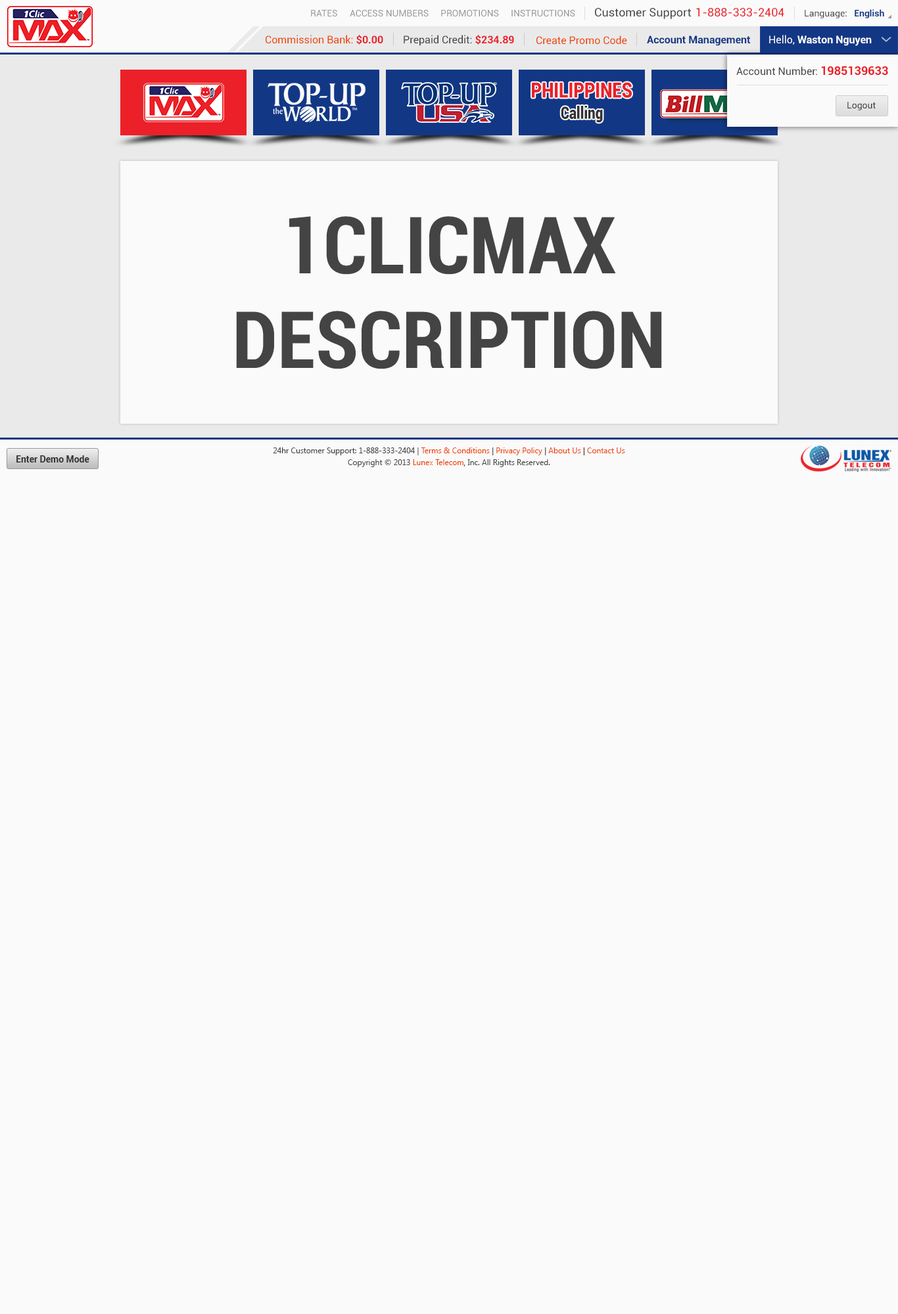
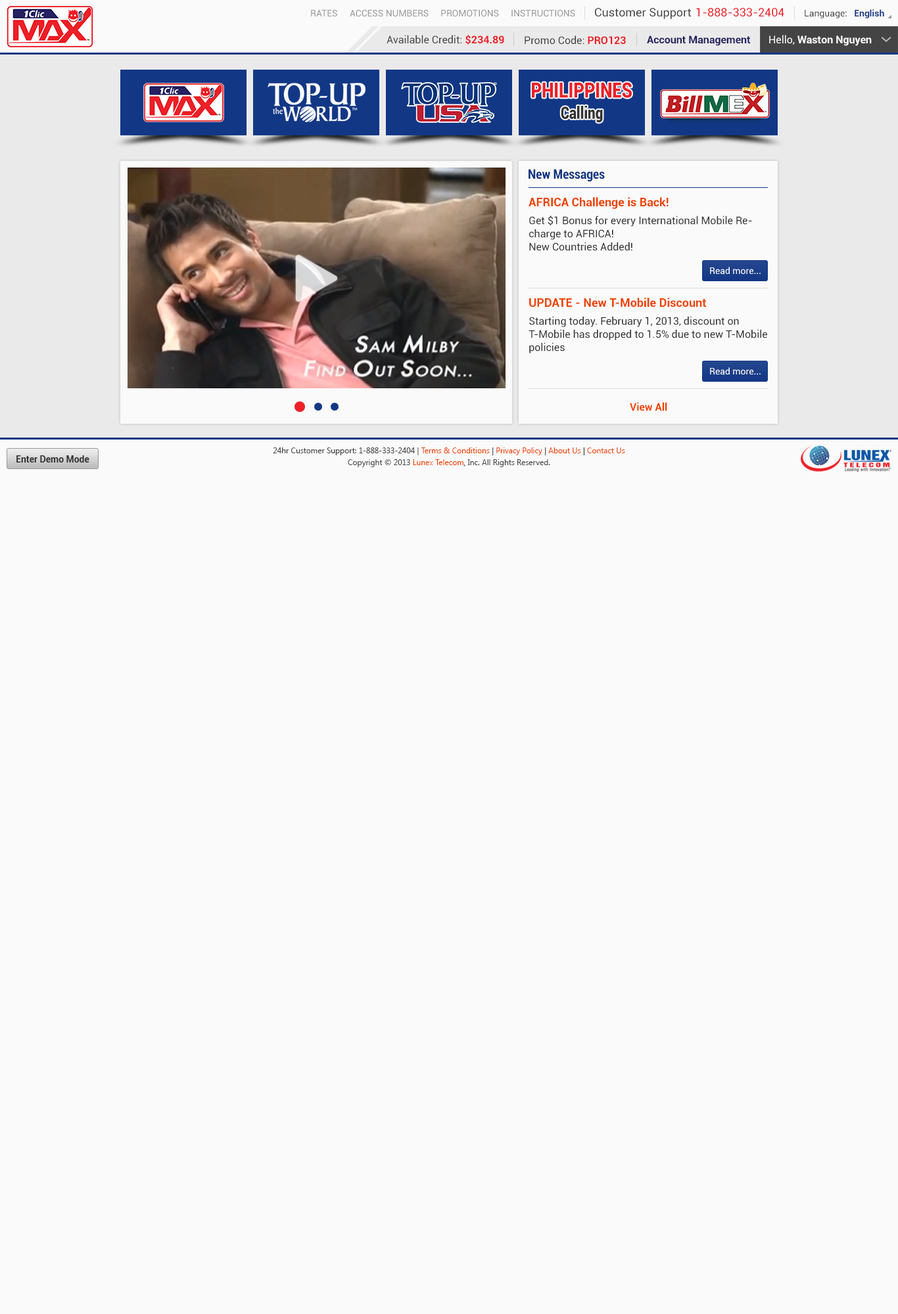
The second 898x1314 image is a revision of the first. Changes to its layers:
hid "bg-active" over [left=759, top=26, right=898, bottom=53]
showed "bg" (1st of 8, in "header" › "account") over [left=759, top=26, right=898, bottom=53]
hid group "accdropdown" (7 layers) over [left=726, top=54, right=898, bottom=127]
showed group "accountinfo1" (7 layers) over [left=345, top=26, right=760, bottom=53]
hid group "accountinfo2" (9 layers) over [left=226, top=26, right=760, bottom=53]
hid "box-active" over [left=120, top=69, right=247, bottom=136]
showed "box" (1st of 5, in "body" › "products" › "01") over [left=120, top=69, right=247, bottom=136]
showed group "01" (2nd of 3, in "body" › "content") (27 layers) over [left=127, top=160, right=768, bottom=424]
hid group "02" (2nd of 2, in "body" › "content") (2 layers) over [left=127, top=160, right=768, bottom=424]
painted on "body" (2nd of 2, in "body") over [left=722, top=52, right=898, bottom=55]
